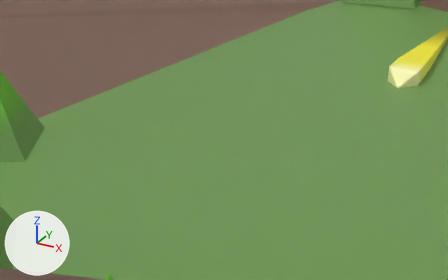
A saved change to the glTF model assets/meshes.glb.
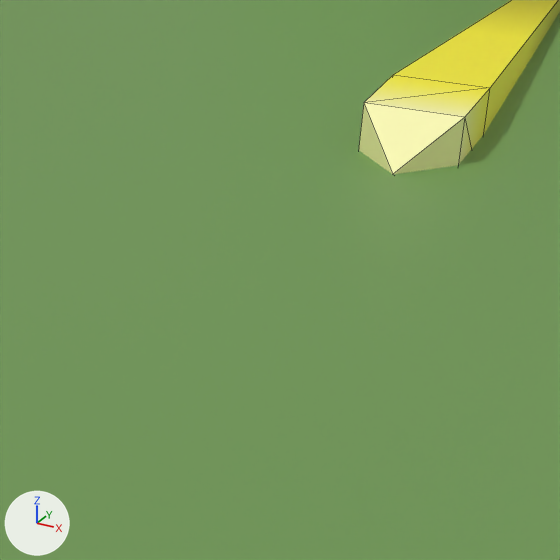
Each version is shown from a 50 mm lens placed at (0.434, -3.644, 0.663), pointed at (-0.351, -2.218, -0.05), then close up on the part from 62% to 100% of the width and 13% to 73% of the height. Arrows for +X, +Y and +Z are at lower left; the lights stay in place. The close-ups show mesh edges as thin lines.

Script lines for the objects in view, before the commit:
```python
me_cube = bpy.data.meshes.new('Cube')
me_cube.from_pydata(...)  # 95 vertices, 96 faces; spans x -4.0..4.0, y -4.0..4.0, z -2.0..0.75
me_cube.materials.append(mat_material)  # picture img_palette
me_player_bullet_1 = bpy.data.meshes.new('player-bullet-1')
me_player_bullet_1.from_pydata(...)  # 10 vertices, 16 faces; spans x -0.05..0.05, y -0.674..0.5, z -0.05..0.05
me_player_bullet_1.materials.append(mat_material)  # picture img_palette
ob_cube = bpy.data.objects.new('Cube', me_cube)
ob_cube.location = (0.0, 0.0, 0.0)
ob_player_bullet = bpy.data.objects.new('player-bullet', me_player_bullet_1)
ob_player_bullet.location = (0.0, -1.0, 0.0)
```
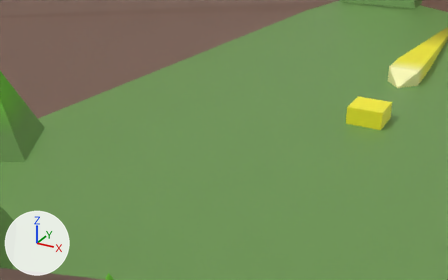
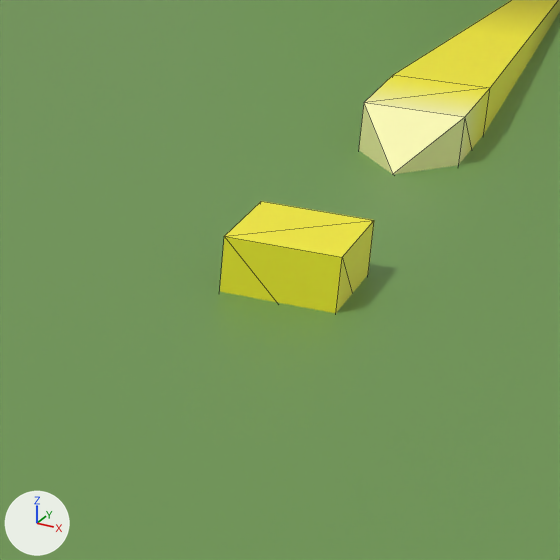
Commit message: hit particle effect

The change in detail:
Mesh me_hit_particle_1 is new.
It is a box spanning x -0.05..0.05, y -0.05..0.05, z -0.05..0.05.
It uses material mat_material (picture img_palette).
Object 'hit-particle-1' (ob_hit_particle_1) is new; it shows me_hit_particle_1.
Its location is (0.0, -2.0, 0.0).

Where the change shows, as pixel boxes (x1, y1, x2, y2) in the close-ups (560 x 560 px):
'hit-particle-1', added (yellow)
    after: (220, 201, 374, 313)
